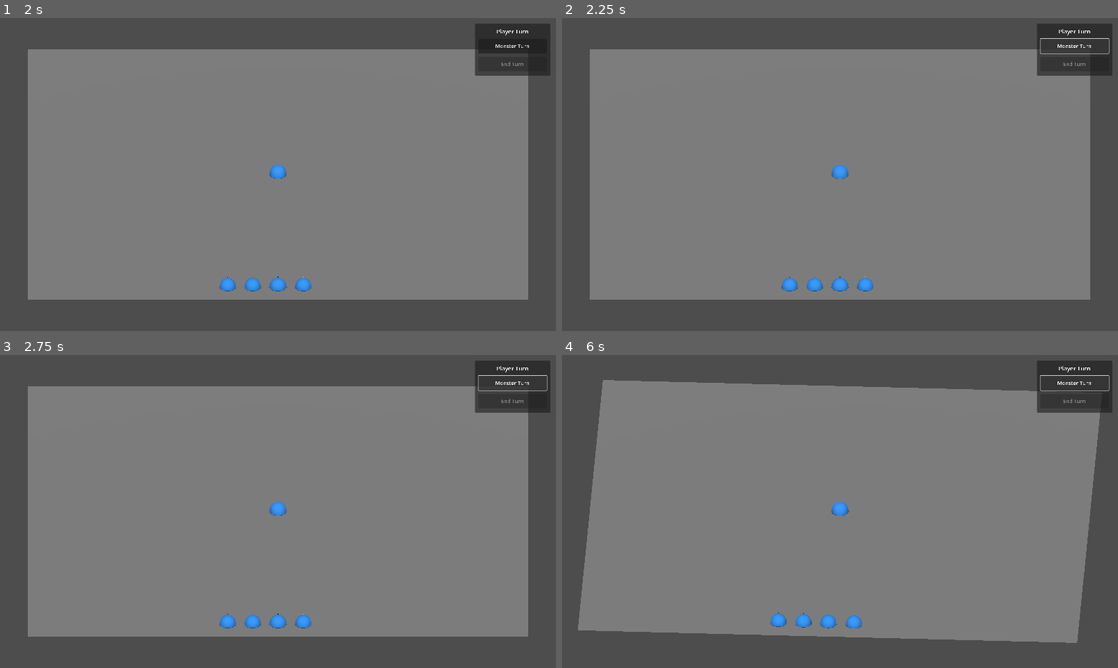
Above: before the commit, frames 1-4 (two rows, left to right).
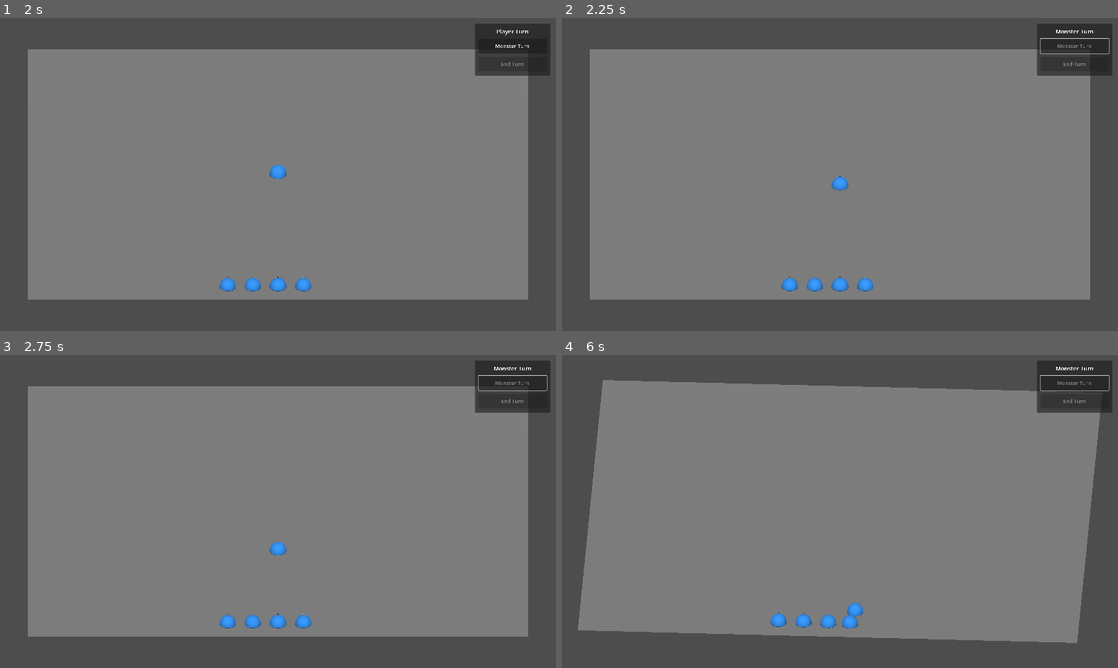
Above: after the commit, the same moments.

Repository: aartcmeijer-hash/silt-2
Game: Godot game, scene res://scenes/menus/main_menu.tscn
Same seed, same stepped clock (60 frames per second), same inputs: the game is played once before the commit and once after it.
Inputs:
- Up to frame 1 (2 s): click "Play" at 0.5 s; click "Low risk, low reward" at 1.25 s
- Up to frame 2 (2.25 s): click "Monster Turn" at 2 s
- Up to frame 3 (2.75 s): no input
- Up to frame 4 (6 s): hold E (rotate_right) 2.78-3.53 s; hold Q (rotate_left) 3.53-4.28 s; tap Enter at 4.25 s; hold E (rotate_right) 4.28-5.78 s; tap Space at 5.75 s; hold Q (rotate_left) from 5.78 s (still down)

Frame 1 is identical in both runs. In frame 2, 0.3% of the frame differs, in the area x 48-96%, y 3-56%; in frame 3, 0.3%; in frame 4, 0.4%, in the area x 48-96%, y 3-88%.

Commit message:
feat: initialize monster decks on spawn
Load basic_monster_deck config and create deck for each monster

Co-Authored-By: Claude Sonnet 4.5 <noreply@anthropic.com>

Diff:
--- a/scripts/game/tactical_game_screen.gd
+++ b/scripts/game/tactical_game_screen.gd
@@ -73,6 +73,10 @@
 	entity.setup(id, type, label, color)
 	entity.position = grid.grid_to_world(grid_pos.x, grid_pos.y)
 	entities[id] = entity
+
+	# Initialize deck for monsters
+	if type == EntityPlaceholder.EntityType.MONSTER:
+		_initialize_monster_deck(id)
 
 
 func _setup_camera() -> void:
@@ -173,3 +177,12 @@
 func _on_main_menu_pressed() -> void:
 	get_tree().paused = false
 	GameManager.return_to_menu()
+
+
+func _initialize_monster_deck(monster_id: String) -> void:
+	var deck_config: MonsterDeckConfig = load("res://data/decks/basic_monster_deck.tres")
+	if not deck_config:
+		push_error("Failed to load basic_monster_deck.tres")
+		return
+
+	monster_ai.initialize_monster_deck(monster_id, deck_config)
